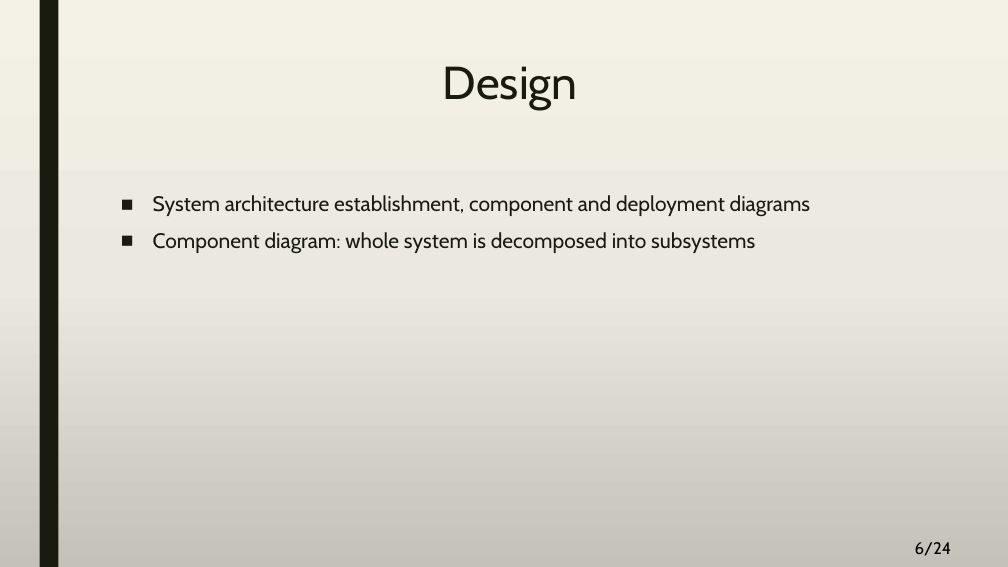
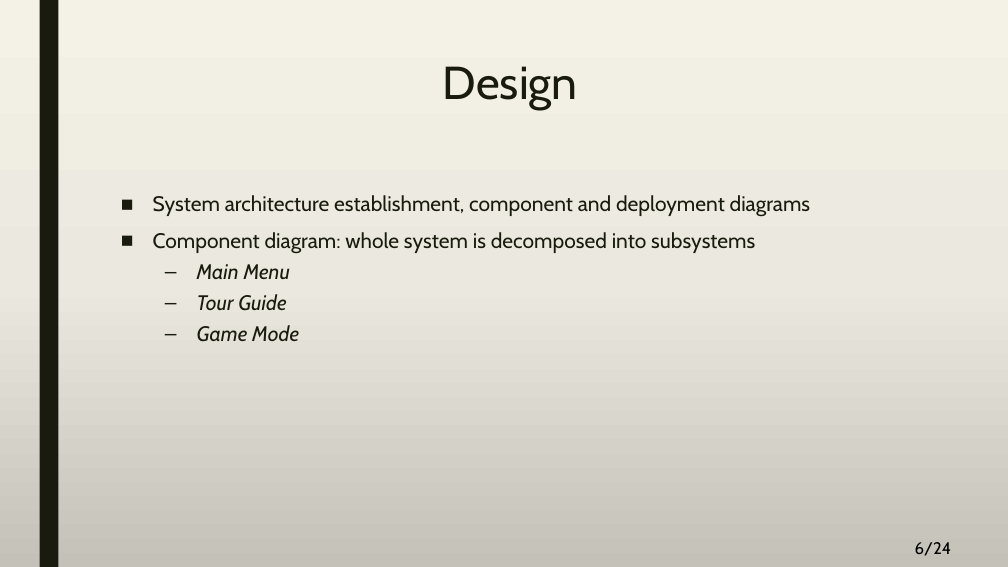
Before and after one commit to A-3li/Capstone, a slide deck: slide 6 of Final.pptx. Drawn at 1008x567 pixels with LibreOffice and Linux fonts; fonts in the diff are those of the drawing. Boxes give left, top, right and bottom in pixels: in the first picture for what was removed or moved away, otherwise in the second. Text is boxed around its words. In the diff, an @@ line names an element or a change of style, - is before the commit and + after.

```diff
--- a/Final.pptx
+++ b/Final.pptx
@@ text at <box>197,264,299,342</box>: paragraphs added @@
+  – Main Menu
+  – Tour Guide
+  – Game Mode
```
